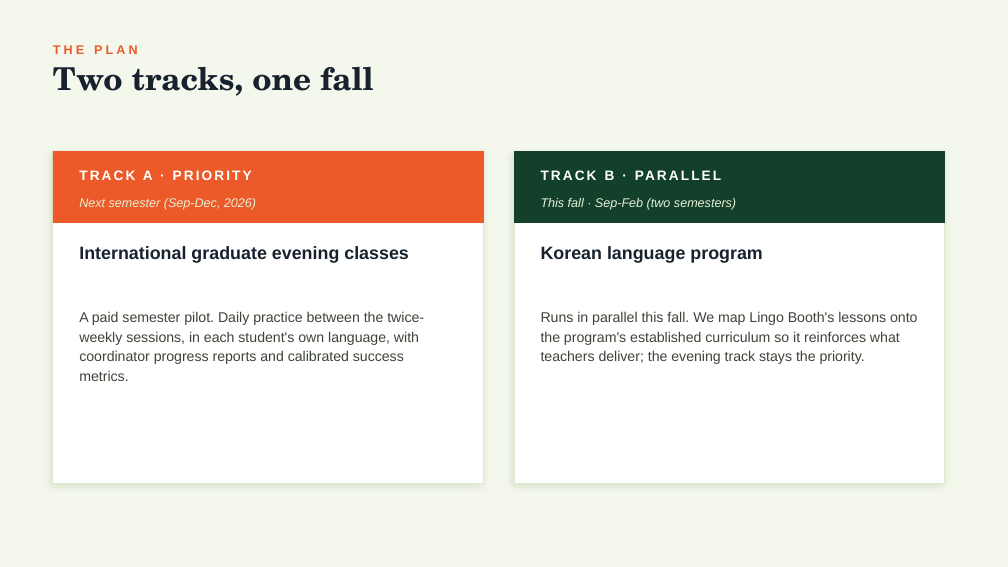
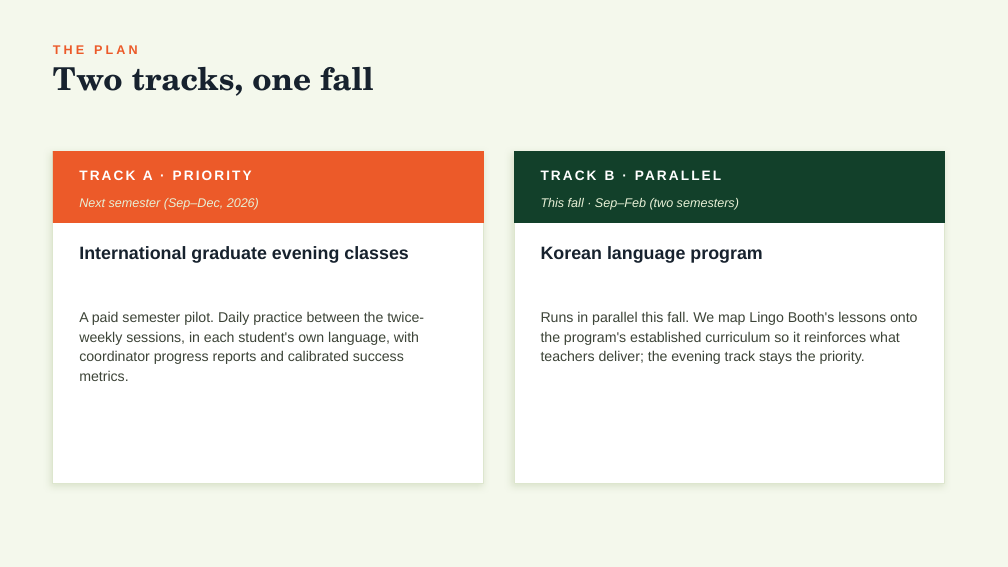
Before and after one commit to Ikechisaviour/Lingo-Booth1, a slide deck: slide 9 of kumoh-pilot/Kumoh_Pitch_Deck.pptx. Drawn at 1008x567 pixels with LibreOffice and Linux fonts; fonts in the diff are those of the drawing. Boxes give left, top, right and bottom in pixels: in the first picture for what was removed or moved away, otherwise in the second. Text is boxed around its words. In the diff, an @@ line names an element or a change of style, - is before the commit and + after.

```diff
--- a/kumoh-pilot/Kumoh_Pitch_Deck.pptx
+++ b/kumoh-pilot/Kumoh_Pitch_Deck.pptx
@@ text at (x1=79, y1=198, x2=259, y2=210): text changed @@
-Next semester (Sep-Dec, 2026)
+Next semester (Sep–Dec, 2026)
@@ text at (x1=541, y1=198, x2=739, y2=210): text changed @@
-This fall · Sep-Feb (two semesters)
+This fall · Sep–Feb (two semesters)
```
Also in this commit, not shown: 6 other slides changed, 42 other files.
